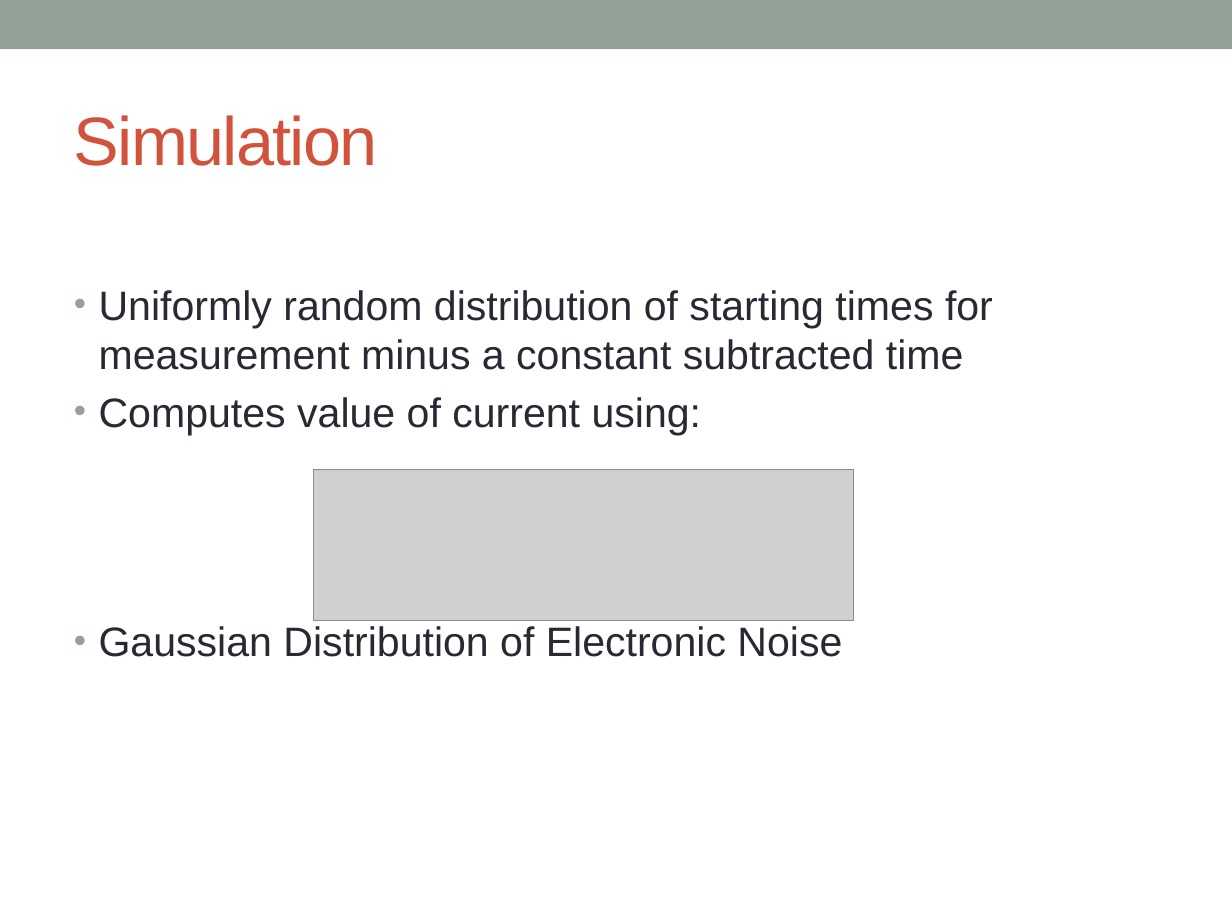
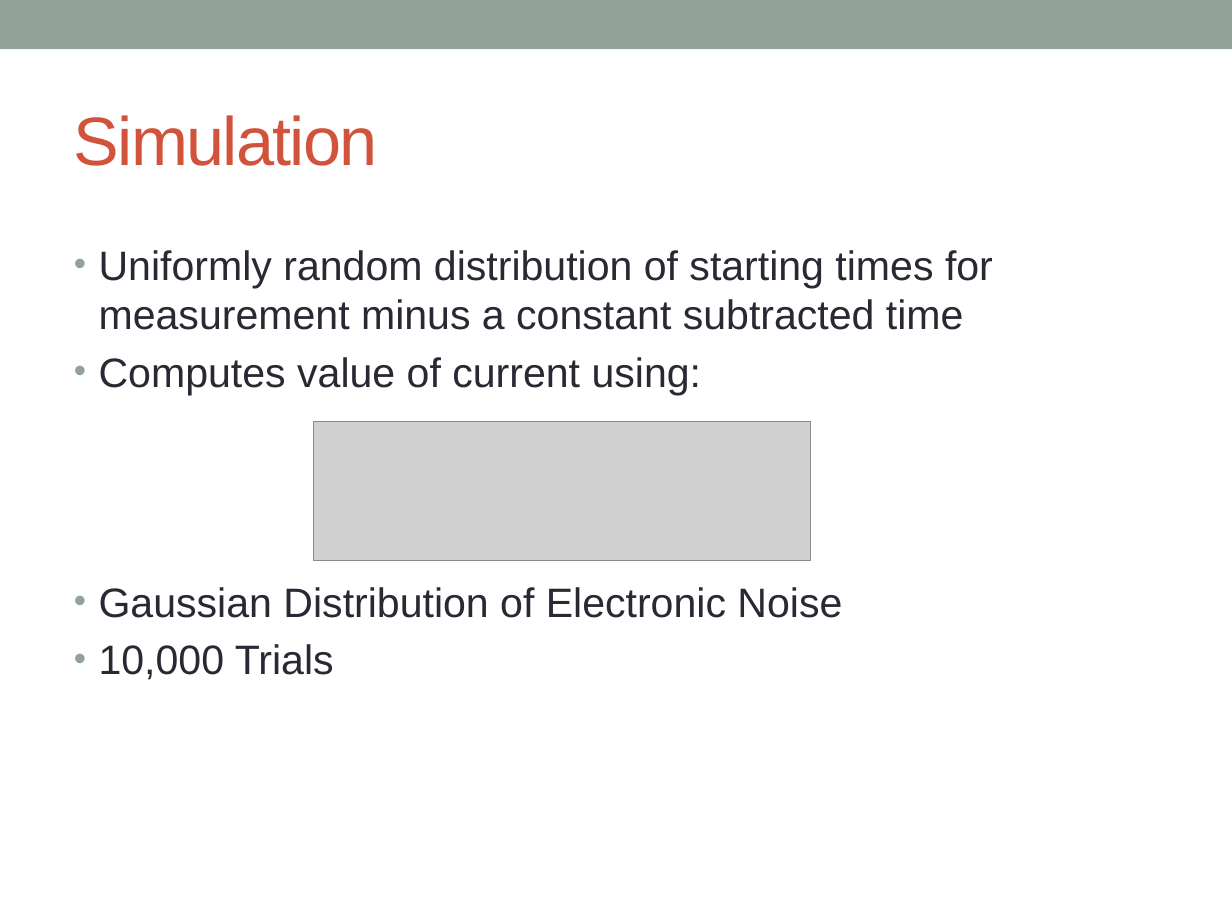
Before and after one commit to sethhirsh/Mu2e, a slide deck: slide 5 of Presentation2.pptx. Drawn at 1232x924 pixels with LibreOffice and Linux fonts; fonts in the diff are those of the drawing; grey boxes stand for pictures. Boxes give left, top, right and bottom in pixels: in the first picture for what was removed or moved away, otherwise in the second. Text is boxed around its words. In the diff, an @@ line names an element or a change of style, - is before the commit and + after.

```diff
--- a/Presentation2.pptx
+++ b/Presentation2.pptx
@@ text "Uniformly random distribution of starting ...": place and size @@
-text "Uniformly random distribution of starting ..." at (99, 290, 993, 657)
+text "Uniformly random distribution of starting ..." at (99, 250, 993, 680)
@@ picture: place and size @@
-picture at (314, 469, 854, 620)
+picture at (314, 421, 811, 559)
@@ text at (99, 644, 334, 680): paragraph added @@
+• 10,000 Trials
```
Also in this commit, not shown: 7 other slides changed, 1 slide added, 21 other files.
